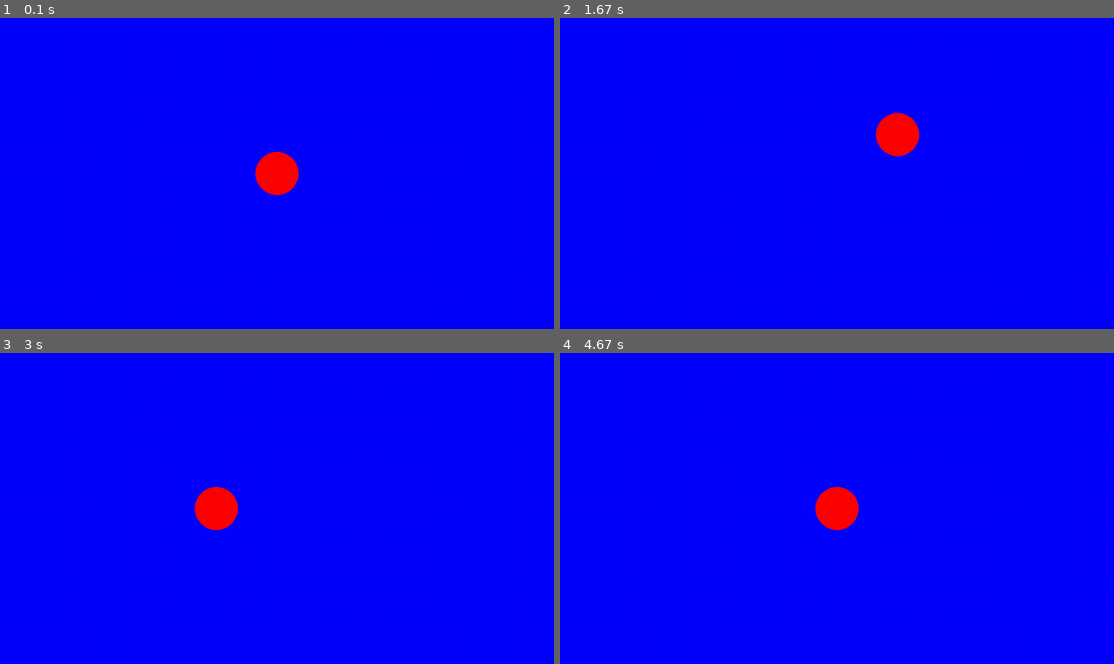
Above: before the commit, frames 1-4 (two rows, left to right).
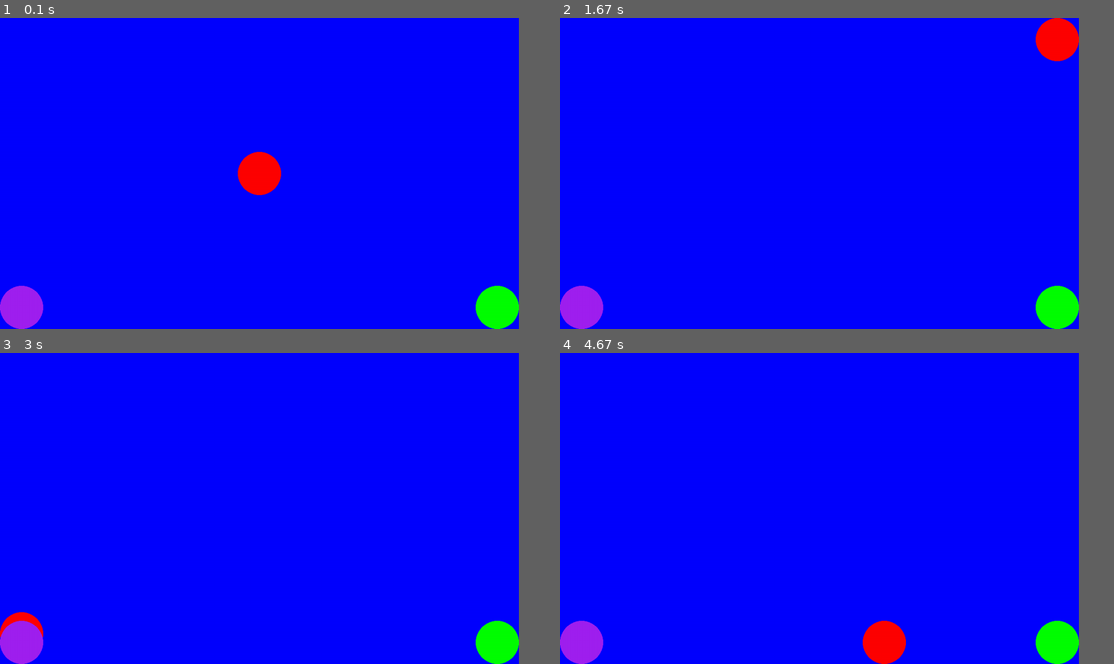
Above: after the commit, the same moments.

Repository: mHaines9219/pygame01
Game: pygame game, started from main.py
The game is run twice, just before and just after one commit, with the same random seed, the same clock (stepped at 60 frames per second) and the same inputs.
Inputs:
- Up to frame 1 (0.1 s): no input
- Up to frame 2 (1.67 s): hold D 0.33-0.8 s; hold W 0.83-1.13 s
- Up to frame 3 (3 s): hold A 1.67-2.2 s; hold S 2.23-2.53 s; hold A 2.57-2.97 s
- Up to frame 4 (4.67 s): hold W 3-3.37 s; hold D 3.4-4.03 s; hold S 4.07-4.43 s; hold A from 4.47 s (still down)
The window is 900x506 before the commit and 843x506 after it. Grey fills any space a smaller window leaves; there, only what the larger window draws over its background counts as a difference.

The runs differ from the first frame. In frame 1, 2.6% of the frame differs, in the area x 0-94%, y 42-100%; in frame 2, 3.5%; in frame 3, 2.8%; in frame 4, 3.5%.

Commit message:
multiple circles display

Diff:
--- a/main.py
+++ b/main.py
@@ -1,44 +1,80 @@
 import pygame
-
 
 # pygame setup
 pygame.init()
-screen = pygame.display.set_mode((1280, 720))
+screen = pygame.display.set_mode((1200, 720))
 clock = pygame.time.Clock()
 running = True
 dt = 0
+player_radius = 50  # Define the player's radius
 player_pos = pygame.Vector2(screen.get_width() / 2, screen.get_height() / 2)
 
 
+def keep_player_on_screen(player_pos, screen_width, screen_height, player_radius):
+    # Check and adjust for each boundary
+    if player_pos.x - player_radius < 0:
+        player_pos.x = player_radius
+    elif player_pos.x + player_radius >= screen_width:
+        player_pos.x = screen_width - player_radius
+
+    if player_pos.y - player_radius < 0:
+        player_pos.y = player_radius
+    elif player_pos.y + player_radius > screen_height:
+        player_pos.y = screen_height - player_radius
+
+    return player_pos
+
+
 while running:
-    # poll for events
     dt = clock.tick(60) / 1000.0
-    # pygame.quit event is when user clicked x to close window
+    print(
+        "player pos x is"
+        + str(player_pos.x)
+        + "player pos y is"
+        + str(player_pos.y)
+        + "screen width is"
+        + str(screen.get_width())
+        + "screen height is"
+        + str(screen.get_height())
+    )
 
     for event in pygame.event.get():
         if event.type == pygame.QUIT:
             running = False
 
-    # fill screen with a color to wipe away previous frame
     screen.fill("blue")
 
-    # render game logic
-
-    pygame.draw.circle(screen, "red", player_pos, 50)
-
+    # Update player position based on key presses
     keys = pygame.key.get_pressed()
     if keys[pygame.K_w]:
-        player_pos.y -= 600 * dt
+        player_pos.y -= 2000 * dt
     if keys[pygame.K_s]:
-        player_pos.y += 600 * dt
+        player_pos.y += 2000 * dt
     if keys[pygame.K_a]:
-        player_pos.x -= 600 * dt
+        player_pos.x -= 2000 * dt
     if keys[pygame.K_d]:
-        player_pos.x += 600 * dt
-    # flip() the displaty to pout your work on screen
+        player_pos.x += 2000 * dt
+
+    # Ensure player stays on screen
+    player_pos = keep_player_on_screen(
+        player_pos, screen.get_width(), screen.get_height(), player_radius
+    )
+
+    # Draw the red player circle
+    pygame.draw.circle(
+        screen, "red", (int(player_pos.x), int(player_pos.y)), player_radius
+    )
+
+    # Draw the green circle in the bottom-right corner
+    green_circle_x = screen.get_width() - player_radius  # X position
+    green_circle_y = screen.get_height() - player_radius  # Y position
+    pygame.draw.circle(screen, "green", (green_circle_x, green_circle_y), player_radius)
+    purple_circle_x = 0 + player_radius  # X position
+    purple_circle_y = screen.get_height() - player_radius  # Y position
+    pygame.draw.circle(
+        screen, "purple", (purple_circle_x, purple_circle_y), player_radius
+    )
 
     pygame.display.flip()
 
-    clock.tick(60)  # limit fps to 60
-
 pygame.quit()
